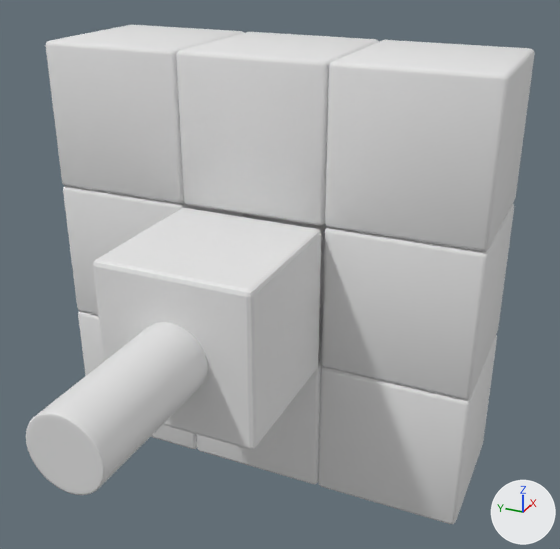
Two versions of the FBX model Assets/Modelos/Trampas/Impulsador.fbx, one commit apart.
Before and after are seen from a 50 mm lens placed at (-12.69, -1.09, 2.72), pointed at (-8.72, 0.69, 0.74). The lights are fixed; the arrows at lower right show +X, +Y and +Z. Where no turn or scale is listed for an object, it has been applied to the vertices.

The first picture shows '3x3 plano', '3x3 plano.001', 'Piston grande', 'piston pequeño'.
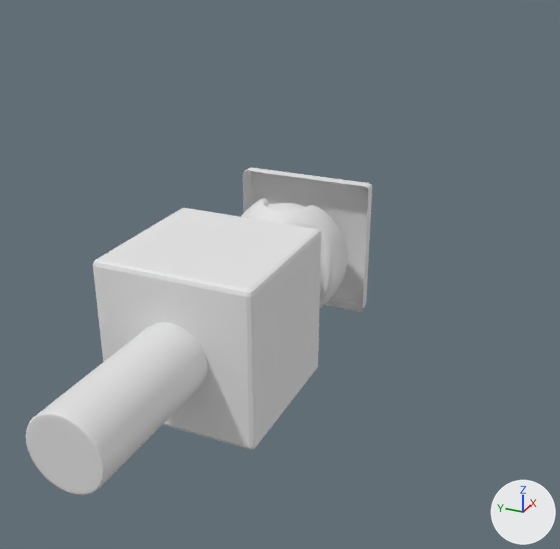
Location of each change, [x1, y1, x2, y2] in pixels of the pictures (560 x 549 px):
'3x3 plano', deleted
    before: [45, 25, 535, 524]
'3x3 plano.002', unchanged, uncovered by the edit
    after: [243, 167, 372, 312]
'piston pequeño', unchanged, uncovered by the edit
    before: [241, 214, 327, 308]
    after: [241, 198, 348, 308]

What the commit changed:
Object '3x3 plano' (ob_3x3_plano) is deleted.
